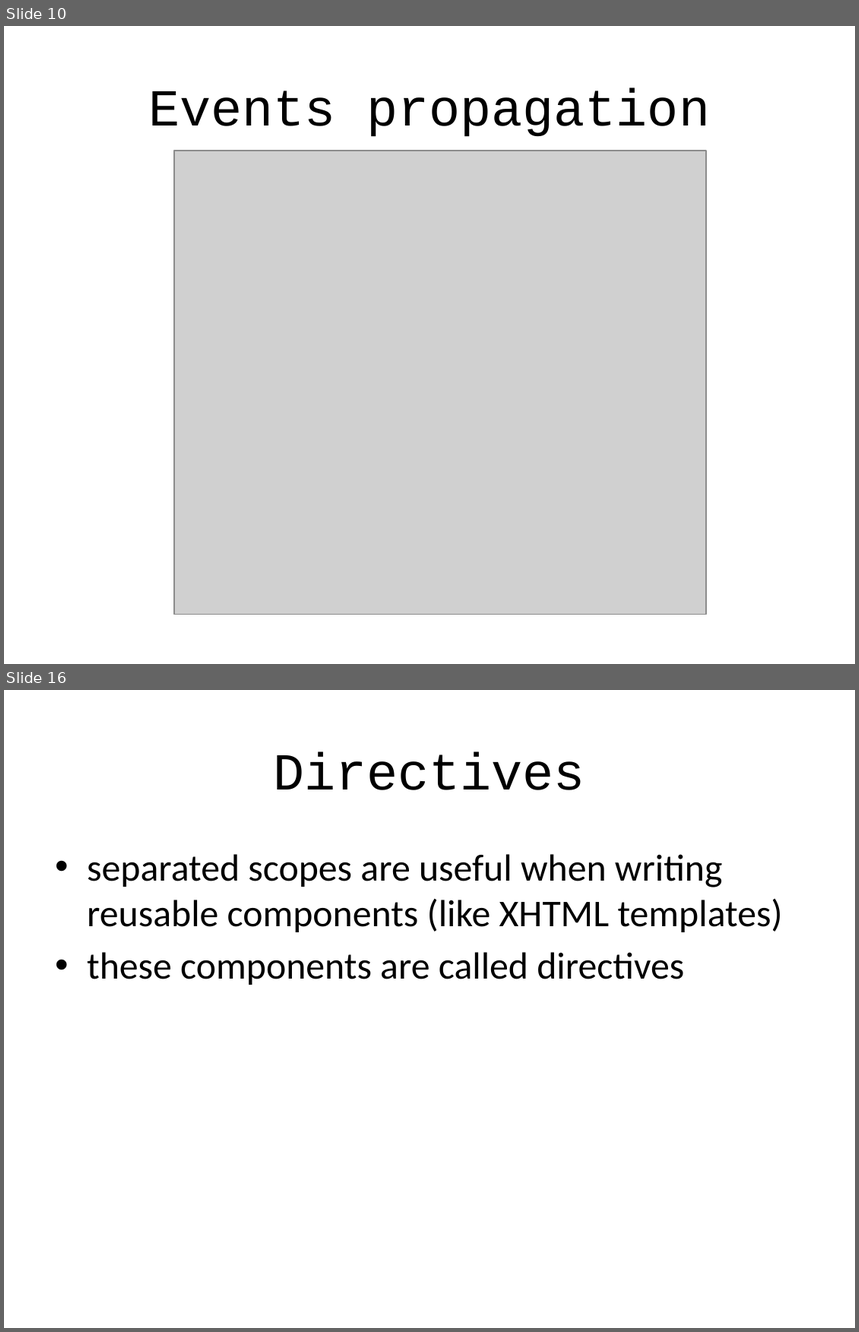
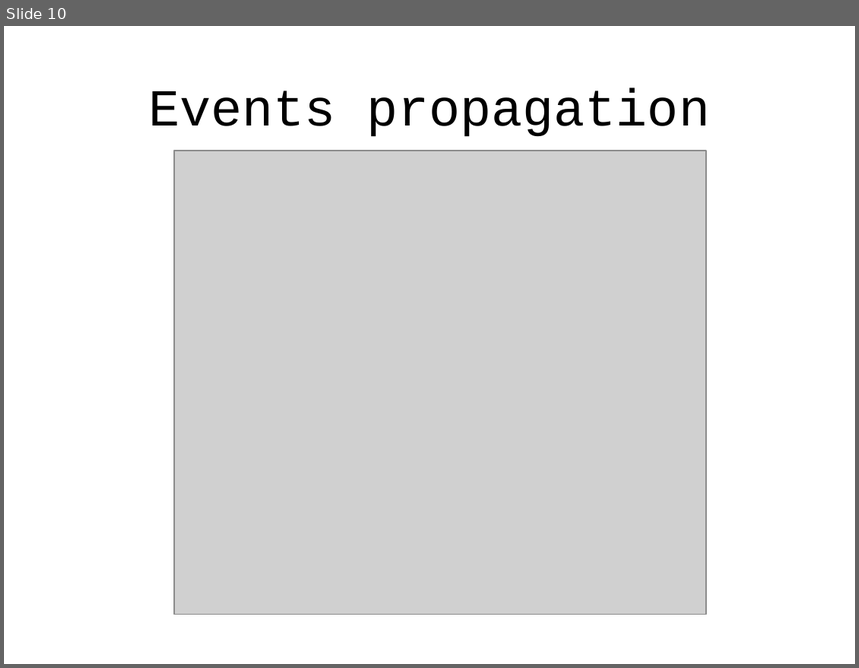
Before and after one commit to alexeymatveevp/angularjs-course, a slide deck: docs/02_ng_basics_followup.pptx. Shown one above the other, each under a label of ours: slides 10 and 16 before the commit, slide 10 after it; the slides between them are not shown. The pictures are 859x1332 and 859x668 pixels, drawn with LibreOffice and Linux fonts; fonts in the diff are those of the drawing; grey boxes stand for pictures. Boxes give left, top, right and bottom in pixels: in the first picture for what was removed or moved away, otherwise in the second. Text is boxed around its words. In the diff, an @@ line names an element or a change of style, - is before the commit and + after.

```diff
--- a/docs/02_ng_basics_followup.pptx
+++ b/docs/02_ng_basics_followup.pptx
@@ slide 16 removed at (x1=4, y1=690, x2=855, y2=1328), background #FFFFFF @@
@@ title removed at (x1=273, y1=752, x2=585, y2=790) @@
-Directives
@@ text removed at (x1=87, y1=854, x2=783, y2=985) @@
-• separated scopes are useful when writing reusable components (like XHTML templates)
-• these components are called directives
```
Also in this commit, not shown: 3 slides changed, 5 slides added, 10 other slides removed, 9 other files.
